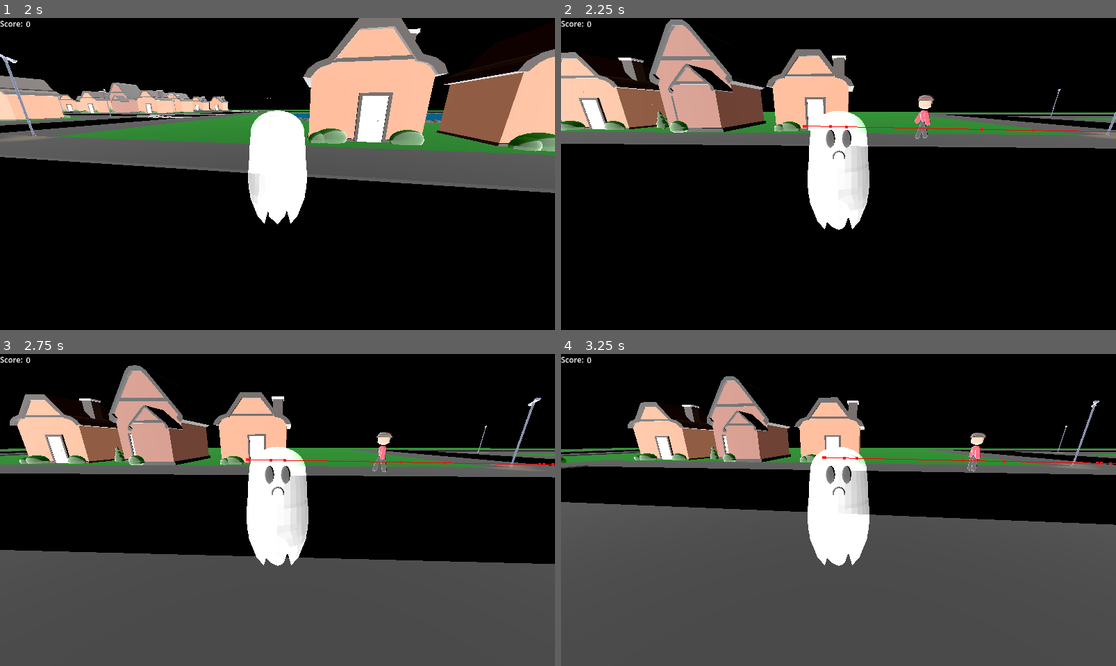
Above: before the commit, frames 1-4 (two rows, left to right).
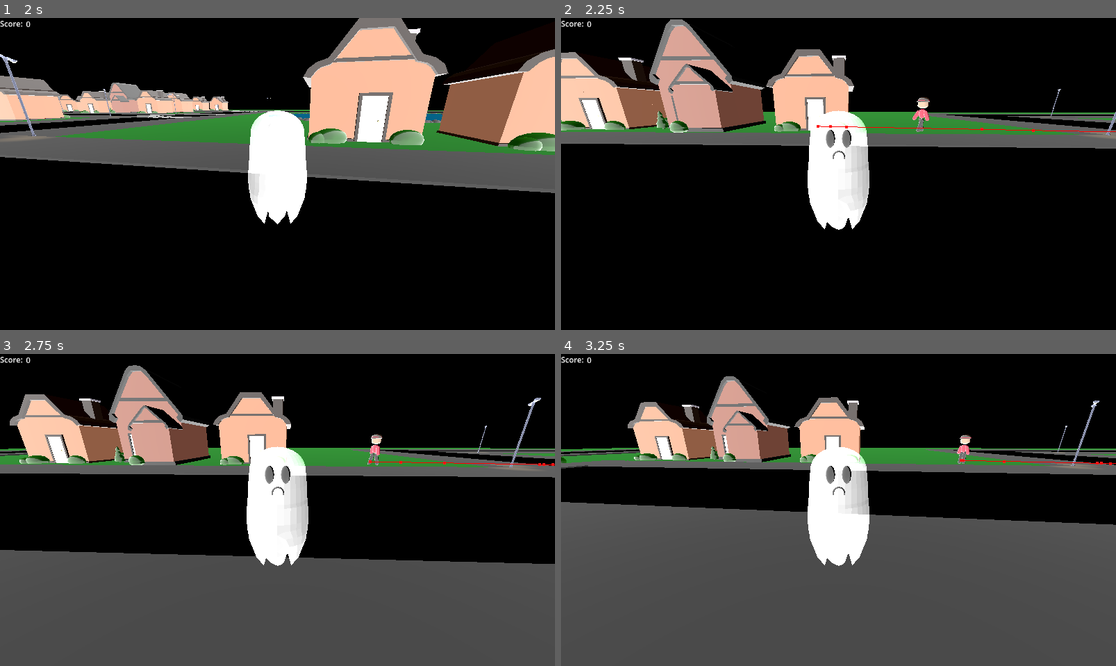
Above: after the commit, the same moments.

Repository: MJMrigg/Game-JAM-Game-Dev-1
Game: Godot game, scene res://Scenes/Morgan_Creek.tscn
Same seed, same stepped clock (60 frames per second), same inputs: the game is played once before the commit and once after it.
Inputs (mouse positions are in pixels of both pictures, inside the frame that each line leads up to):
- Up to frame 1 (2 s): tap Enter (close) at 0.5 s; move the mouse to (305, 174) at 0.52 s; hold Enter (close) 0.53-1.28 s; hold W (p_forward) from 0.53 s (still down); move the mouse to (249, 174) at 1.27 s; tap E (p_interact) at 1.35 s
- Up to frame 2 (2.25 s): keep holding W (p_forward); move the mouse to (849, 167) at 2.02 s; hold Tab (p_perspective) from 2.03 s (still down)
- Up to frame 3 (2.75 s): keep holding W (p_forward); keep holding Tab (p_perspective)
- Up to frame 4 (3.25 s): keep holding W (p_forward); move the mouse to (832, 516) at 2.77 s; release Tab (p_perspective) at 2.78 s; tap Space (p_posses) at 2.85 s

Frame 1 is identical in both runs. In frame 2, 0.2% of the frame differs, in the area x 43-68%, y 24-39%; in frame 3, 0.4%; in frame 4, 0.4%, in the area x 47-77%, y 25-38%.

Commit message:
Adjusted navPathFinding

Diff:
--- a/new-game-project/Scenes/npc1.tscn
+++ b/new-game-project/Scenes/npc1.tscn
@@ -12,7 +12,7 @@
 
 [node name="NPC1" type="CharacterBody3D" node_paths=PackedStringArray("navigator", "rayCast", "shapeCast", "model", "debugRay") groups=["NPCs"]]
 collision_layer = 2
-collision_mask = 62
+collision_mask = 63
 script = ExtResource("1_c4f1t")
 type = 1
 navigator = NodePath("NavigationAgent3D")
@@ -22,10 +22,10 @@
 debugRay = NodePath("RayCast3D2")
 
 [node name="NavigationAgent3D" type="NavigationAgent3D" parent="."]
-path_desired_distance = 100.0
+path_desired_distance = 3.0
 target_desired_distance = 3.0
 path_height_offset = 1.0
-path_max_distance = 100.01
+path_max_distance = 2.01
 debug_enabled = true
 
 [node name="Person1" parent="." instance=ExtResource("2_qry20")]
--- a/new-game-project/Scenes/npc2.tscn
+++ b/new-game-project/Scenes/npc2.tscn
@@ -19,6 +19,9 @@
 debugRay = NodePath("RayCast3D2")
 
 [node name="NavigationAgent3D" type="NavigationAgent3D" parent="."]
+path_desired_distance = 3.0
+target_desired_distance = 3.0
+path_max_distance = 2.01
 
 [node name="Person1" parent="." instance=ExtResource("2_yf78a")]
 transform = Transform3D(0.4, 0, 0, 0, 0.4, 0, 0, 0, 0.4, 0, 0, 0)
